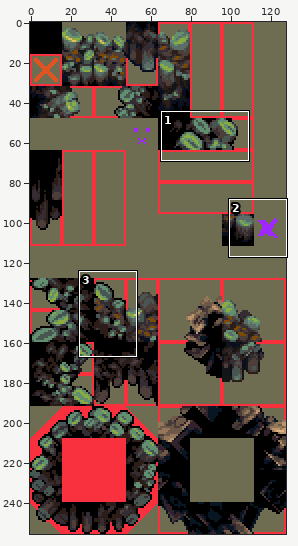
Sprite sheet, stored at images/tiles/forest-ground1.png. Above, an overview of the earlier version with the close-up marked.
Close-up. The starting point:
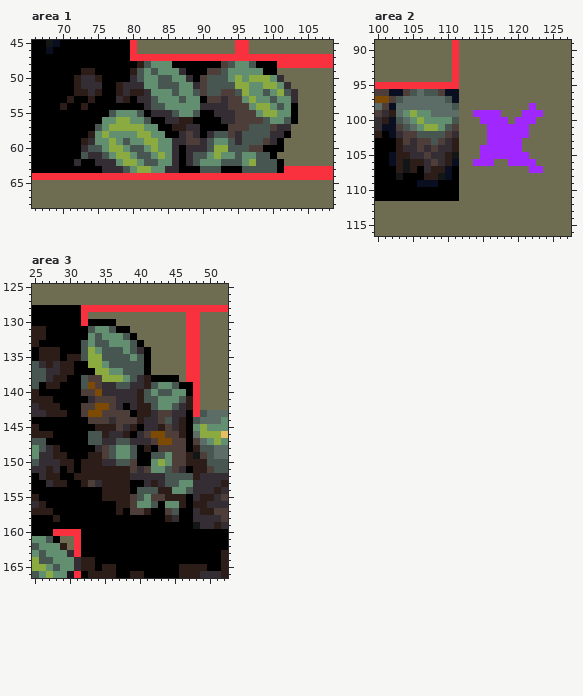
The file is 128x256 pixels. Shown: area 1: x 66..108, y 45..68; area 2: x 100..127, y 89..116; area 3: x 25..52, y 125..166.
Once edited:
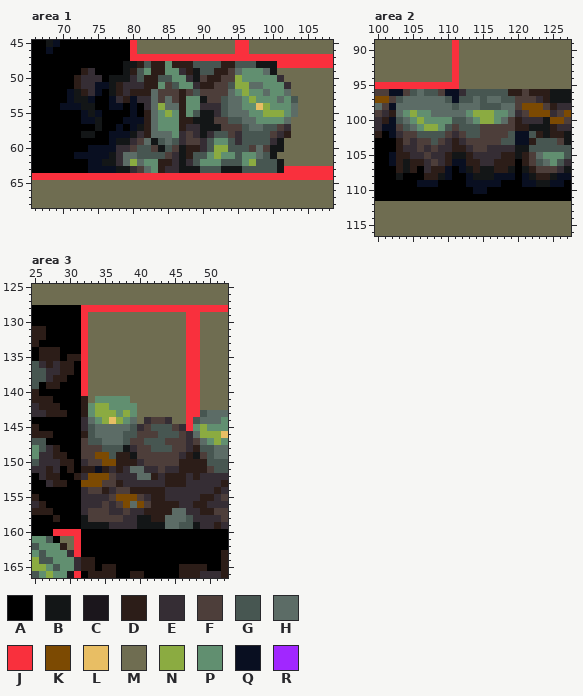
Palette (. is transparent): A #000000  B #131617  C #1b161c  D #2c1d18  E #352d34  F #4d3e3a  G #475651  H #5c6c66  J #f9303d  K #7c4a02  L #e8be64  M #6f6d51  N #8bab41  P #618f70  Q #090f21  R #a127ff
Author's note on the commit: Incomplete touchup of the forest ground tiles.
Diff:
Changed rows in their new state; - is an unchanged pixel.
Area 1:
first column x 70:
48 ---------BB--DD-DDDGGGGDDGG-BBB---
49 ----E----B---DD---DBGGDDFH---HB---
50 -----E-BBB--DD-----B-DDFF--PPP----
51 -----QQB----DDPF----DDFF---HHPP---
52 -QB--Q-B----DHFFFDF--FF-HP---H-PHM
53 -QBBQ--Q--Q--HFHFD--B--GHH----PH-G
54 QQQBB--QQ-Q--HNHHD-----GHHP-L--P-H
55 ---QBQ-AAAQADHPNPD--BB-GHHHP---N-H
56 ---QQBAAAQQQDHPPP--BBBFFGGHHPP--HM
57 -----BAAQAQBDHPPP---BBBF--GHH-GF--
58 ---BBAAQQQBEDHHHP---B---------F-D-
59 ---AAAAQBBEFHBGHG------------G-B--
60 ---AQQQQEEF-GFBGFBDD--------HFBB--
61 --QQQQQBEHH--GGF-BD---------H-B---
62 --A-QQBBEH-HPPDD-B-------------B--
63 ----QQQQBBEFH-D--BBB---BBB-----B--
Area 2:
first column x 112:
 96 EGGGGGGDDFDDDBBB
 97 GGHGHHGGFFFEDBBB
 98 HHHGGGHHFKKKFDEE
 99 HPNNNPPHEFKKKEFK
100 GHPNNPHFDEEEBKKF
101 GGGFFFFFDDBBBDEE
102 FGGFFFFGQQGDBDDB
103 EFFFFFGGQQDGGGFB
104 DEFFEEEEBBGGGGGG
105 BDEEEEDDBDFHPPPG
106 QDDEEDDDADFGHPGE
107 QBDBBDDBABDFFFEB
108 AQBBBQQQAQBDDBQQ
109 AQQQQQAAAQQBBQQA
110 AAQQAAAAAAAAAAAA
111 AAAAAAAAAAAAAAAA
Area 3:
first column x 32:
130 -MMMM-----------
131 JMMMMMM---------
132 JMMMMMMM--------
133 JMMMMMMMM-------
134 JMMMMMMMMM------
135 JMMMMMMMMM------
136 JMMMMMMMMM------
137 JMMMMMMMMM------
138 JMMMMMMMMMMMMM--
139 JMMMMMMMMMMMMMMJ
140 JMMMMMMMMMMMMMMJ
141 DMPPPPPMMMMMMMMJ
142 DPNNPPPPMMMMMMMJ
143 DPNNNPNPMMMMMMMJ
144 EHPNLNPHM-F-EMMJ
145 EGHHHHHGEFGGGFEJ
146 D-HHHHGGF-FGGGFE
147 F--HHH-FFGGGF--E
148 FFFG-GBEFFGGG--E
149 FFKK-DDBFFFFF-E-
150 EFFKKDDDEFFFF-D-
151 --Q-E-EHHEEFEEDD
152 EKKKFEE-HHD-DDDE
153 KKKFF-EEE-E-DDDE
154 EFF-EFFDDDD-EEEE
155 EEEEFKKKFEDDEEEE
156 EEEFEFKHKFDDDDEE
157 EFFFEEFEE-DDDHHE
158 BFFFFFEEBBDDHHHG
159 BBBBEEEEBBBBHHGG
Changed places in both close-ups, as pixel boxes (x1, y1, x2, y2):
changed: (60, 61, 298, 173)
changed: (459, 89, 571, 201)
changed: (81, 319, 193, 529)
